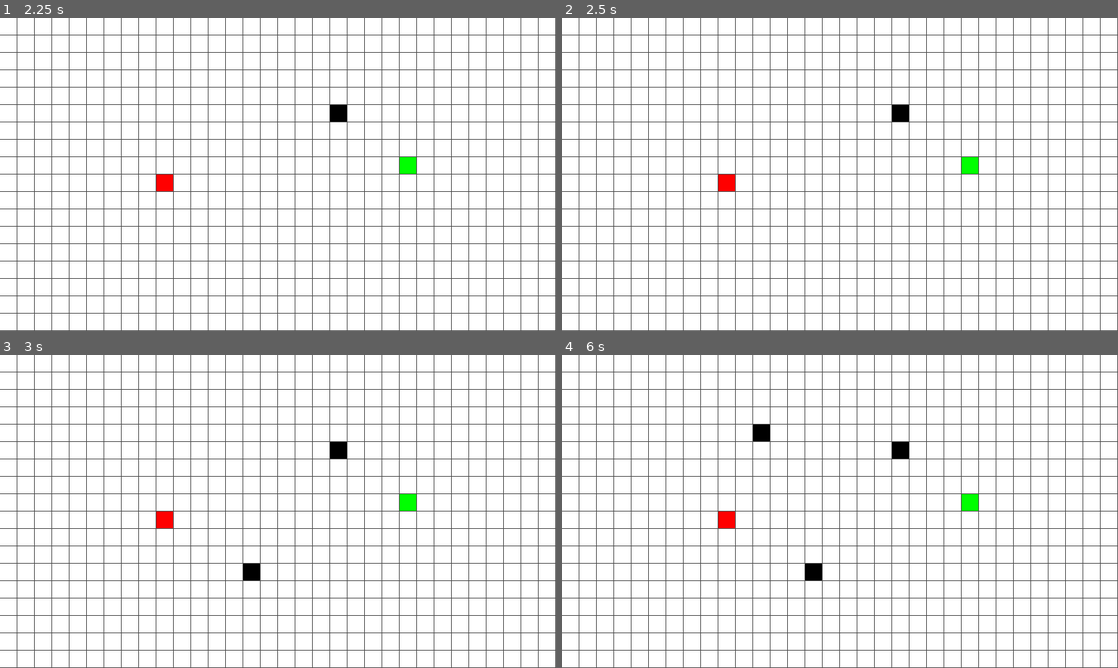
Above: before the commit, frames 1-4 (two rows, left to right).
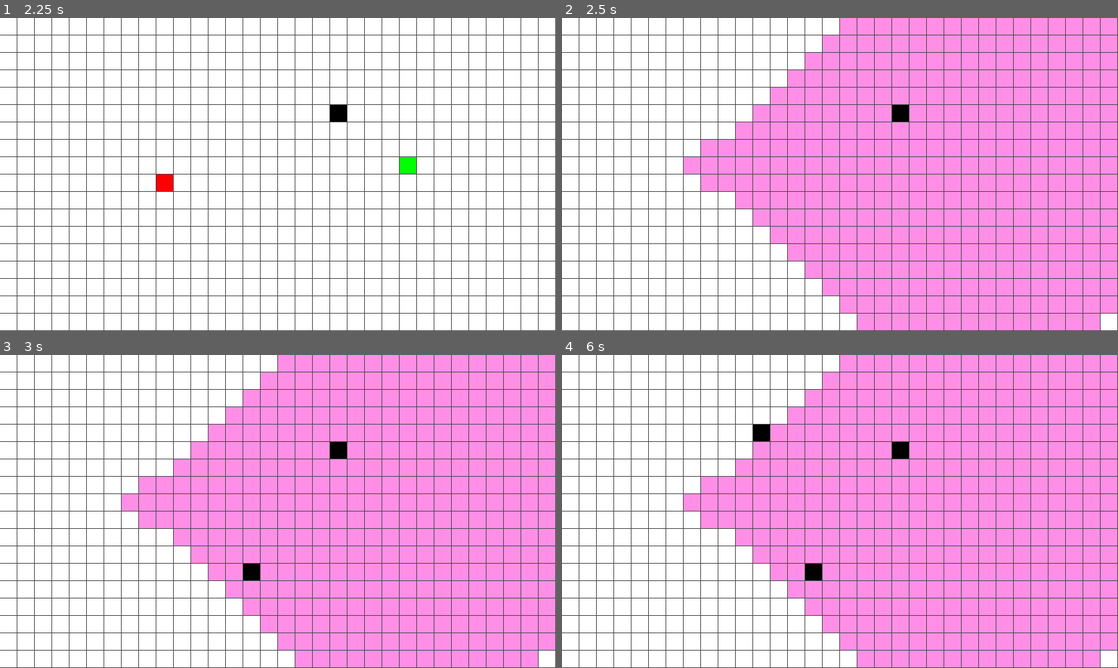
Above: after the commit, the same moments.

Repository: yoel2810/Path-Finding-Algorithm-Visualizer
Game: Godot game, scene res://Scenes/Grid/Grid.tscn
Same seed, same stepped clock (60 frames per second), same inputs: the game is played once before the commit and once after it.
Inputs (mouse positions are in pixels of both pictures, inside the frame that each line leads up to):
- Up to frame 1 (2.25 s): tap Enter at 0.5, 2 s; move the mouse to (400, 158) at 0.52 s; click (400, 158) at 0.6 s; tap Space (turn_on_algorithm, bound only after the commit) at 0.8, 1.25, 1.35 s; move the mouse to (166, 190) at 1.27 s; click (166, 190) at 1.55 s; move the mouse to (333, 105) at 2.02 s; hold Right mouse button (place_obstacle) from 2.03 s (still down)
- Up to frame 2 (2.5 s): keep holding Right mouse button (place_obstacle); tap Space (turn_on_algorithm, bound only after the commit) at 2.3 s
- Up to frame 3 (3 s): tap Space (turn_on_algorithm, bound only after the commit) at 2.75 s; move the mouse to (250, 574) at 2.77 s; release Right mouse button (place_obstacle) at 2.78 s; click (250, 574) at 2.85 s
- Up to frame 4 (6 s): tap Enter at 3.5 s; move the mouse to (1006, 558) at 3.52 s; tap Space (turn_on_algorithm, bound only after the commit) at 3.6, 4.25, 5.1 s; move the mouse to (673, 464) at 4.27 s; click (673, 464) at 4.35 s; move the mouse to (867, 511) at 5.02 s; move the mouse to (756, 433) at 5.77 s; right-click (756, 433) at 5.85 s

Frame 1 is identical in both runs. In frame 2, 56% of the frame differs, in the area x 21-100%, y 0-100%; in frame 3, 56%; in frame 4, 56%.

Commit message:
Add GridCell class and implement algorithm execution

Diff:
--- /dev/null
+++ b/Algorithms/BFSAlgorithm.gd
@@ -0,0 +1,57 @@
+extends Node2D
+
+
+# Breadth-First Search pathfinding algorithm
+func find_path(grid: Grid) -> Array:
+	var start = grid.index_to_coordinate(grid.start_cell_index)
+	var end = grid.index_to_coordinate(grid.end_cell_index)
+	var visited: Dictionary = {start: null}
+	grid.get_cell_at_coordinate(start).make_visited()
+	var queue: Array = [start]
+
+	while queue.size() > 0:
+		var current_position: Vector2 = queue.pop_front()
+
+		# Placeholder condition to check if we reached the end
+		if current_position == end:
+			return reconstruct_path(start, end)
+
+		# Placeholder logic to get neighbors (e.g., in a grid)
+		var neighbors: Array = get_neighbors(current_position, grid)
+
+		for neighbor in neighbors:
+			if neighbor not in visited.keys():
+				visited[neighbor] = null
+				grid.get_cell_at_coordinate(neighbor).make_visited()
+				queue.append(neighbor)
+
+	# If we reach here, no path found
+	return []
+
+
+func reconstruct_path(start: Vector2, end: Vector2) -> Array:
+	# Placeholder function to reconstruct the path
+	# In a real implementation, you'd have the actual path reconstruction logic here
+	return [start, Vector2(start.x + 1, start.y), end]
+
+
+func get_neighbors(position: Vector2, grid: Grid) -> Array:
+	var neighbors: Array = [
+		position + Vector2(1, 0),
+		position + Vector2(-1, 0),
+		position + Vector2(0, 1),
+		position + Vector2(0, -1)
+	]
+	return neighbors.filter(func(pos: Vector2): return is_valid_neighbor(pos, grid))
+
+
+func is_valid_neighbor(position: Vector2, grid: Grid) -> bool:
+	# Placeholder function to check if a position is a valid neighbor
+	# In a real implementation, you'd have the actual logic based on your grid
+	return (
+		position.x >= 0
+		and position.x < Globals.grid_size.x
+		and position.y >= 0
+		and position.y < Globals.grid_size.y
+		and grid.get_cell_at_coordinate(position).is_obstacle() == false
+	)
--- /dev/null
+++ b/Scenes/AlgorithmManager/AlgorithmManager.gd
@@ -0,0 +1,24 @@
+extends Node2D
+
+# Include scripts for different algorithms
+const ALGORITHM_BFS: String = "res://Algorithms/BFSAlgorithm.gd"
+
+var current_algorithm: String = ALGORITHM_BFS
+var algorithm_instance: Node2D
+
+
+func _ready() -> void:
+	# Instantiate the selected algorithm
+	algorithm_instance = load(current_algorithm).instantiate()
+	add_child(algorithm_instance)
+
+
+func set_algorithm(algorithm_name: String) -> void:
+	# Remove the current algorithm instance
+	if algorithm_instance != null:
+		algorithm_instance.queue_free()
+
+	# Instantiate and add the new algorithm
+	current_algorithm = algorithm_name
+	algorithm_instance = load(current_algorithm).instance()
+	add_child(algorithm_instance)
--- /dev/null
+++ b/Scenes/AlgorithmManager/AlgorithmManager.tscn
@@ -0,0 +1,6 @@
+[gd_scene load_steps=2 format=3 uid="uid://cdbuu0nir4fgn"]
+
+[ext_resource type="Script" path="res://Scenes/AlgorithmManager/AlgorithmManager.gd" id="1_ycngt"]
+
+[node name="AlgorithmManager" type="Node2D"]
+script = ExtResource("1_ycngt")
--- a/Scenes/Grid/Grid.gd
+++ b/Scenes/Grid/Grid.gd
@@ -1,4 +1,6 @@
 extends Node2D
+
+class_name Grid
 
 var grid: Array = []
 var start_cell_index: int = -1
@@ -17,23 +19,30 @@
 		block_mode = false
 
 	var mouse_position = get_global_mouse_position()
-	var current_cell = get_cell_at_position(mouse_position)
+	var current_cell = get_cell_at_mouse_position(mouse_position)
 	if current_cell != null and block_mode:
 		current_cell.make_obstacle()
 
 	if Input.is_action_just_pressed("put_special_node"):
-		if start_cell_index == -1:
+		if !is_start_cell_initialized():
 			start_cell_index = coordinate_to_index(
 				mouse_coordinates_to_grid_coordinates(mouse_position).x,
 				mouse_coordinates_to_grid_coordinates(mouse_position).y
 			)
 			grid[start_cell_index].make_start()
-		elif end_cell_index == -1:
+		elif !is_end_cell_initialized():
 			end_cell_index = coordinate_to_index(
 				mouse_coordinates_to_grid_coordinates(mouse_position).x,
 				mouse_coordinates_to_grid_coordinates(mouse_position).y
 			)
 			grid[end_cell_index].make_end()
+
+	if Input.is_action_just_pressed("turn_on_algorithm"):
+		if is_start_cell_initialized() and is_end_cell_initialized():
+			var start_cell = get_cell_at_index(start_cell_index)
+			var end_cell = get_cell_at_index(end_cell_index)
+			var algorithm = preload("res://Algorithms/BFSAlgorithm.gd").new()
+			algorithm.find_path(self)
 
 
 func is_start_cell_initialized() -> bool:
@@ -66,12 +75,20 @@
 	return cell
 
 
-func get_cell_at_position(cellPosition: Vector2) -> Sprite2D:
+func get_cell_at_mouse_position(cellPosition: Vector2) -> Sprite2D:
 	var grid_coordinates = mouse_coordinates_to_grid_coordinates(cellPosition)
 	var cellIndex = coordinate_to_index(grid_coordinates.x, grid_coordinates.y)
 	if cellIndex < 0 or cellIndex >= grid.size():
 		return null
 	return grid[cellIndex]
+
+
+func get_cell_at_index(index: int) -> GridCell:
+	return grid[index]
+
+
+func get_cell_at_coordinate(coordinates: Vector2) -> GridCell:
+	return grid[coordinate_to_index(coordinates.x, coordinates.y)]
 
 
 func mouse_coordinates_to_grid_coordinates(mouse_position: Vector2) -> Vector2:
@@ -88,3 +105,9 @@
 
 func coordinate_to_index(x: int, y: int) -> int:
 	return y + x * int(Globals.grid_size.y)
+
+
+func index_to_coordinate(index: int) -> Vector2:
+	var x = index / int(Globals.grid_size.y)
+	var y = index % int(Globals.grid_size.y)
+	return Vector2(x, y)
--- a/Scenes/GridCell/GridCell.gd
+++ b/Scenes/GridCell/GridCell.gd
@@ -1,17 +1,15 @@
 extends Sprite2D
 
-enum CellType {
-	EMPTY,
-	OBSTACLE,
-	START,
-	END,
-}
+class_name GridCell
+
+enum CellType { EMPTY, OBSTACLE, START, END, VISITED }
 var cell_type = CellType.EMPTY
 const COLORS: Dictionary = {
 	CellType.EMPTY: Color(1, 1, 1),
 	CellType.OBSTACLE: Color(0, 0, 0),
 	CellType.START: Color(0, 1, 0),
 	CellType.END: Color(1, 0, 0),
+	CellType.VISITED: Color(1, 0.56, 0.9),
 }
 
 
@@ -46,5 +44,16 @@
 	update_visual()
 
 
+func make_visited() -> void:
+	# if cell_type == CellType.START or cell_type == CellType.END:
+	# 	return
+	cell_type = CellType.VISITED
+	update_visual()
+
+
 func update_visual() -> void:
 	modulate = COLORS[cell_type]
+
+
+func is_obstacle() -> bool:
+	return cell_type == CellType.OBSTACLE
--- a/project.godot
+++ b/project.godot
@@ -40,6 +40,11 @@
 "events": [Object(InputEventMouseButton,"resource_local_to_scene":false,"resource_name":"","device":-1,"window_id":0,"a …(258 unchanged characters)…
 ]
 }
+turn_on_algorithm={
+"deadzone": 0.5,
+"events": [Object(InputEventKey,"resource_local_to_scene":false,"resource_name":"","device":-1,"window_id":0,"alt_pressed":false,"shift_pressed":false,"ctrl_pressed":false,"meta_pressed":false,"pressed":false,"keycode":0,"physical_keycode":32,"key_label":0,"unicode":32,"echo":false,"script":null)
+]
+}
 
 [rendering]
 
Not shown, added: Scenes/Grid/GriE55D.tmp
